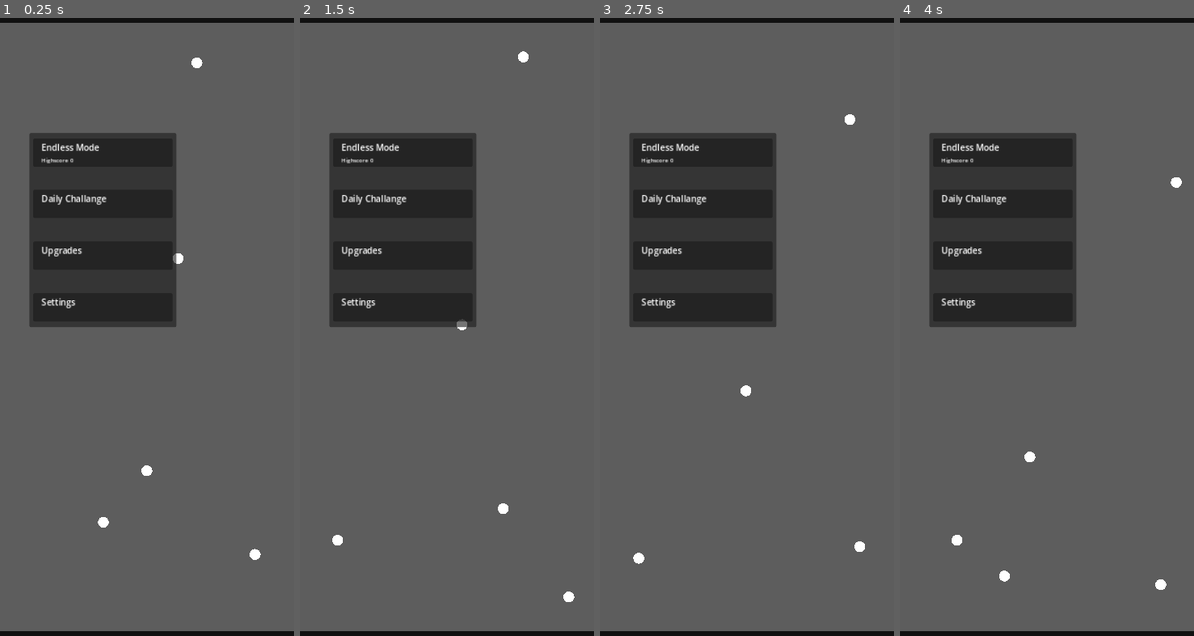
Above: before the commit, frames 1-4 (left to right).
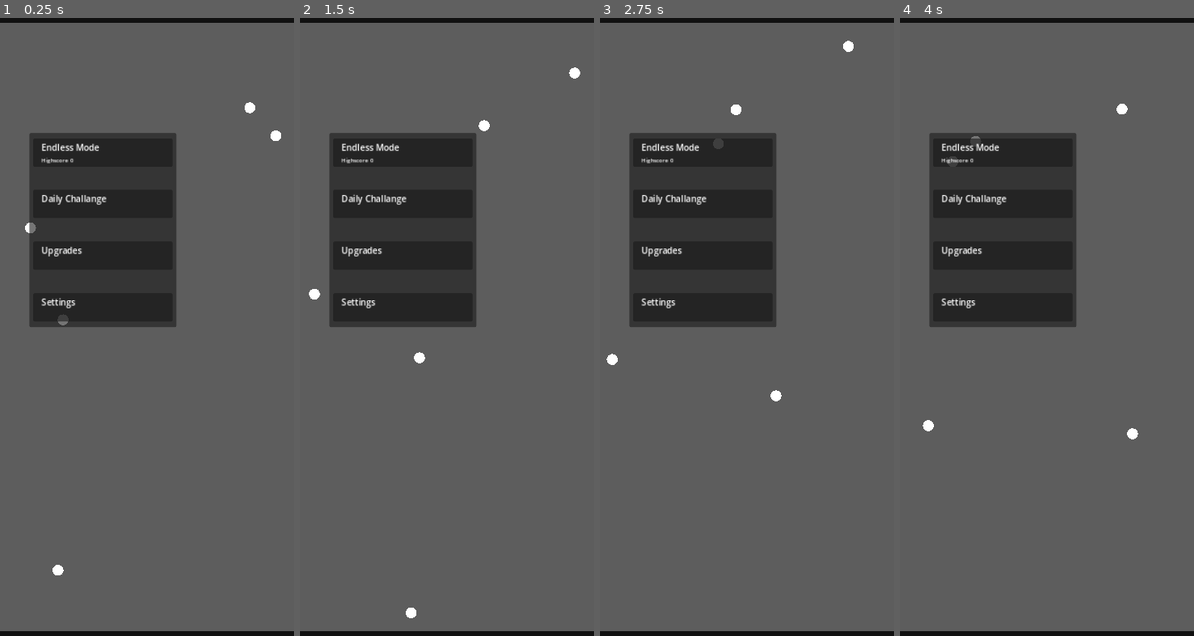
Above: after the commit, the same moments.

Repository: KKleinbeck/Ball-Defender
Game: Godot game, scene res://scenes/main_menu.tscn
Two runs of this game, one before a commit and one after it. Both use one fixed random seed, a clock stepped at 60 frames per second and the inputs below.
Inputs (mouse positions are in pixels of both pictures, inside the frame that each line leads up to):
- Up to frame 1 (0.25 s): no input
- Up to frame 2 (1.5 s): move the mouse to (511, 296) at 0.52 s; click (511, 296) at 0.67 s; move the mouse to (388, 357) at 1.27 s; click (388, 357) at 1.42 s
- Up to frame 3 (2.75 s): move the mouse to (776, 184) at 2.02 s; click (776, 184) at 2.17 s
- Up to frame 4 (4 s): move the mouse to (1032, 456) at 2.77 s; click (1032, 456) at 2.92 s; move the mouse to (1135, 425) at 3.52 s; click (1135, 425) at 3.67 s

The runs differ from the first frame. In frame 1, 0.5% of the frame differs, in the area x 8-96%, y 6-91%; in frame 2, 0.5%, in the area x 3-96%, y 5-98%; in frame 3, 0.5%; in frame 4, 0.5%.

Commit message:
Stability improvement changes
Balls spawning strictly within the game field and proper deletion chains
in the collision list, when a ball is updated.

Diff:
--- a/collision_list.gd
+++ b/collision_list.gd
@@ -1,4 +1,7 @@
 extends Node
+
+
+signal requestCollisionUpdate()
 
 
 var entries: Array = []
@@ -32,10 +35,24 @@
 	entries.insert(index, collisionEvent)
 
 
-func removeBall(ball) -> void:
+func removeBall(ball: Node) -> void:
+	var eliminationSet = {}
+	recursiveRemoveBallDependencies(ball, eliminationSet)
+	for deletedBall in eliminationSet:
+		requestCollisionUpdate.emit(deletedBall)
+
+
+func recursiveRemoveBallDependencies(ball: Node, eliminationSet: Dictionary) -> void:
 	var index = 0
 	for collisionEvent in entries:
-		if collisionEvent["ball"].name == ball.name:
+		if collisionEvent["ball"] == ball:
 			entries.remove_at(index)
-			return
+			eliminationSet[ball] = null
+			#recursiveRemoveBallDependencies(ball, eliminationSet)
+			#return
+		if collisionEvent["partner"] == "Ball":
+			entries.remove_at(index)
+			eliminationSet[collisionEvent["ball"]] = null
+			recursiveRemoveBallDependencies(collisionEvent["ball"], eliminationSet)
+			#return
 		index += 1
--- a/scenes/MainMenu/MenuOption.tscn
+++ b/scenes/MainMenu/MenuOption.tscn
@@ -2,8 +2,7 @@
 
 [ext_resource type="Script" path="res://scenes/MainMenu/menu_option.gd" id="1_7bl7r"]
 
-[node name="MarginContainer" type="PanelContainer"]
-process_mode = 4
+[node name="PanelContainer" type="PanelContainer"]
 offset_right = 123.0
 offset_bottom = 51.0
 script = ExtResource("1_7bl7r")
@@ -39,3 +38,5 @@
 layout_mode = 2
 theme_override_font_sizes/font_size = 10
 text = "Addendum"
+
+[connection signal="gui_input" from="." to="." method="_on_gui_input"]
--- a/scenes/MainMenu/menu_option.gd
+++ b/scenes/MainMenu/menu_option.gd
@@ -1,4 +1,7 @@
-extends Control
+extends Container
+
+
+signal pressed()
 
 
 @export var title: String :
@@ -26,3 +29,8 @@
 # Called when the node enters the scene tree for the first time.
 func _ready() -> void:
 	set_process(false)
+
+
+func _on_gui_input(event: InputEvent) -> void:
+	if event is InputEventMouseButton and event.pressed:
+		pressed.emit()
--- a/scenes/main_menu.gd
+++ b/scenes/main_menu.gd
@@ -5,14 +5,23 @@
 	for _i in 5:
 		spawnRandomBall()
 
+	%OptionEndless.pressed.connect(_on_endless_start)
+
 
 func spawnRandomBall() -> void:
 	var position = Vector2(
-		randi_range(0, %Background.size.x),
-		randi_range(0, %Background.size.y)
+		randi_range(%PlayingField.position.x + 20, %PlayingField.size.x - 20),
+		randi_range(%PlayingField.position.y + 20, %PlayingField.size.y - 20)
 	)
 	$PlayingField.spawnBall(position, 100 * Vector2.UP.rotated(2 * PI * randf()))
 
 
+# ========================================
+# ========= Collision Handling ===========
+# ========================================
 func _on_playing_field_ball_despawned() -> void:
 	spawnRandomBall()
+
+
+func _on_endless_start() -> void:
+	spawnRandomBall()
--- a/scenes/main_menu.tscn
+++ b/scenes/main_menu.tscn
@@ -8,7 +8,6 @@
 script = ExtResource("1_vxj3r")
 
 [node name="Background" type="ColorRect" parent="."]
-unique_name_in_owner = true
 anchors_preset = 15
 anchor_right = 1.0
 anchor_bottom = 1.0
@@ -17,6 +16,7 @@
 color = Color(0.0687983, 0.0687983, 0.0687983, 1)
 
 [node name="PlayingField" parent="." instance=ExtResource("2_7gkl3")]
+unique_name_in_owner = true
 
 [node name="Void" type="ColorRect" parent="."]
 z_index = 1
@@ -47,6 +47,7 @@
 layout_mode = 2
 
 [node name="OptionEndless" parent="Options/MarginContainer/VBoxContainer" instance=ExtResource("1_1opgk")]
+unique_name_in_owner = true
 layout_mode = 2
 title = "Endless Mode"
 subtitle = "Highscore"
@@ -57,6 +58,7 @@
 size_flags_vertical = 3
 
 [node name="OptionDaily" parent="Options/MarginContainer/VBoxContainer" instance=ExtResource("1_1opgk")]
+unique_name_in_owner = true
 layout_mode = 2
 title = "Daily Challange"
 subtitle = " "
@@ -67,6 +69,7 @@
 size_flags_vertical = 3
 
 [node name="OptionSettings" parent="Options/MarginContainer/VBoxContainer" instance=ExtResource("1_1opgk")]
+unique_name_in_owner = true
 layout_mode = 2
 title = "Upgrades"
 subtitle = " "
@@ -77,6 +80,7 @@
 size_flags_vertical = 3
 
 [node name="OptionSettings2" parent="Options/MarginContainer/VBoxContainer" instance=ExtResource("1_1opgk")]
+unique_name_in_owner = true
 layout_mode = 2
 title = "Settings"
 subtitle = " "
--- a/scenes/playing_field.gd
+++ b/scenes/playing_field.gd
@@ -8,19 +8,32 @@
 var ballDict = {}
 
 
-func spawnBall(_position: Vector2, _velocity: Vector2):
+func isValidSpawnPosition(spawnPosition: Vector2) -> bool:
+	if spawnPosition.x < position.x or \
+	   spawnPosition.x > position.x + size.x or \
+	   spawnPosition.y < position.y or \
+	   spawnPosition.y > position.y + size.y:
+		return false
+	return true
+
+
+func spawnBall(spawnPosition: Vector2, spawnVelocity: Vector2):
 	var newBall = ballObj.instantiate()
-	newBall.position = _position
 	# TODO: Provide guarantees for position, i.e. colliding with walls etc
-	newBall.velocity = _velocity
+	if !isValidSpawnPosition(spawnPosition):
+		push_error("Ball Spawned outside of playing field")
+		print(spawnPosition, position, size)
+	newBall.position = spawnPosition
+	newBall.velocity = spawnVelocity
 	add_child(newBall)
 	ballDict[newBall.name] = newBall
 	calculateNextCollision(newBall)
 
 
-func despawnBall(ball: Object) -> void:
+func despawnBall(ball: Node) -> void:
 	#nBallsDespawned += 1
 	freeBall(ball)
+	CollisionList.removeBall(ball)
 	ballDespawned.emit()
 
 	#if nBallsSpawned == nBallsDespawned:
@@ -33,9 +46,8 @@
 	ballDict.erase(ball.name)
 
 
-# Called when the node enters the scene tree for the first time.
 func _ready() -> void:
-	pass # Replace with function body.
+	CollisionList.requestCollisionUpdate.connect(calculateNextCollision)
 
 
 func _process(delta: float) -> void:
@@ -53,11 +65,6 @@
 				event["t"] -= deltaRamining
 			propagate(deltaRamining)
 			deltaRamining = 0.
-
-			# Recalculate the collision time to keep the prediction numerically stable
-			var ball = collisionEvent["ball"]
-			var deltaP = collisionEvent["collision location"] - ball.position
-			collisionEvent["t"] = deltaP.length() / ball.velocity.length()
 			break
 
 		CollisionList.pop_back() # Must happen before any other updates to collision list.
@@ -65,6 +72,14 @@
 		propagate(collisionEvent["t"])
 		resolveCollision(collisionEvent)
 		calculateNextCollision(collisionEvent["ball"])
+
+	# Recalculate the collision time to keep the prediction numerically stable
+	# Due to the coarse estimate do not update when this extends the collision time, as this might be unstable
+	#for collisionEvent in CollisionList.entries:
+		#var ball = collisionEvent["ball"]
+		#var deltaP = collisionEvent["collision location"] - ball.position
+		#collisionEvent["t"] = min(deltaP.length() / ball.velocity.length(), collisionEvent["t"])
+		#collisionEvent["t"] = min(deltaP.dot(ball.velocity) / ball.velocity.length_squared(), collisionEvent["t"])
 
 
 func propagate(delta: float) -> void:
@@ -184,4 +199,3 @@
 	other.velocity += 2 * m1 * deltaVProj * deltaPDir / (m1 + m2)
 
 	CollisionList.removeBall(collisionEvent["partner details"])
-	calculateNextCollision(collisionEvent["partner details"])
